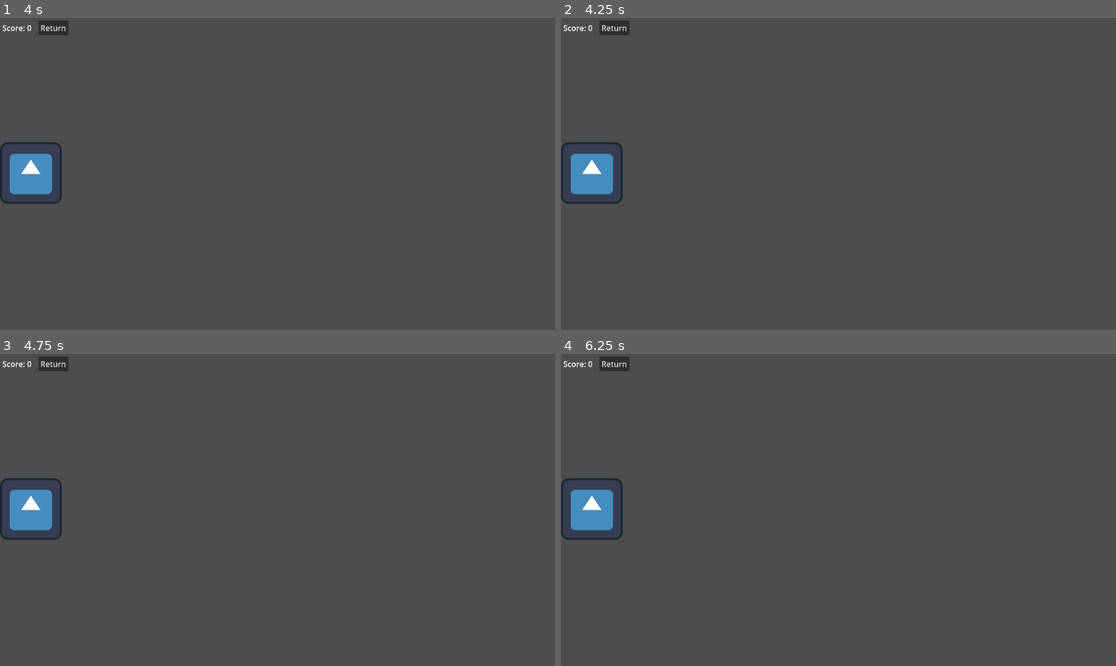
Above: before the commit, frames 1-4 (two rows, left to right).
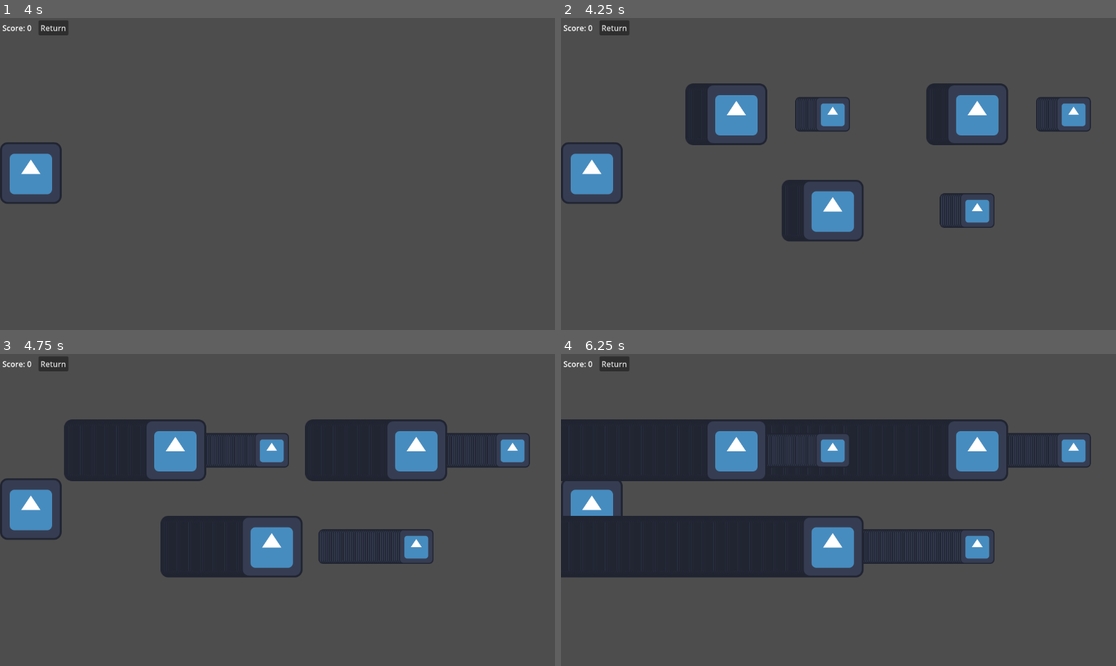
Above: after the commit, the same moments.

Repository: JoshDean599/12DI-Josh-Dean
Game: Godot game, scene res://Scenes/main_menu.tscn
Same seed, same stepped clock (60 frames per second), same inputs: the game is played once before the commit and once after it. The engine's default icon, where the game draws it, is replaced by a stand-in: a white triangle on a blue panel in a dark square.
Inputs (mouse positions are in pixels of both pictures, inside the frame that each line leads up to):
- Up to frame 1 (4 s): click "Play" at 0.5 s; click "Return" at 1.25 s; click "Play" at 2 s; tap Enter at 2.75 s; move the mouse to (399, 158) at 2.77 s; tap Space at 3.02, 3.5, 3.77 s; move the mouse to (166, 189) at 3.52 s
- Up to frame 2 (4.25 s): no input
- Up to frame 3 (4.75 s): move the mouse to (333, 441) at 4.27 s
- Up to frame 4 (6.25 s): move the mouse to (810, 572) at 5.02 s; tap Space at 5.27, 6.02 s; move the mouse to (1005, 556) at 5.77 s

Frame 1 is identical in both runs. In frame 2, 8.3% of the frame differs, in the area x 22-96%, y 20-72%; in frame 3, 17%; in frame 4, 27%, in the area x 0-96%, y 20-72%.
Error before the commit: Invalid access to property or key 'position' on a base object of type 'String'. (res://Scenes/Objects/note_handler.gd:58)

Commit message:
22_5_26
loading songs from file

Diff:
--- a/rhythm-game-project/Scenes/Objects/note_handler.gd
+++ b/rhythm-game-project/Scenes/Objects/note_handler.gd
@@ -1,9 +1,12 @@
 extends Sprite2D
+
+@onready var game = get_parent()
 
 var noteQueue = [] #  Keeps track of what notes to process first
 var heldKeys = [] # Keeps track of the held keys
 var holding = false
 
+var loadedSong = null
 
 func _unhandled_input(event: InputEvent) -> void:
 	if not event.is_echo() and event is InputEventKey:
@@ -32,6 +35,9 @@
 	if noteQueue.size() > 0 and noteQueue.front().position.x < 0.0: # Change to proper range
 		noteQueue.pop_front()
 
+	if loadedSong != null:
+		check_note()
+
 	pass
 
 
@@ -52,11 +58,29 @@
 
 
 func load_song(song):
-	var loadedSong = Globals.load_song(Globals.basePath + "Maps/" + song + ".json")
-	for i in loadedSong:
-		if i != "Song":
-			create_note({position = i.position, tailPosition = i.tailPosiiton}) # >:l
-	pass
+	loadedSong = Globals.load_song(Globals.mapPath + song + ".json")
+	print("loadedSong?")
+
+func check_note():
+	print("checkingNotes")
+	var popLocations = []
+	for i in loadedSong.Notes:
+		if i.position.x / i.time >= game.currentTime:
+			create_note({
+				position = {
+					x = i.position.x,
+					y = i.position.y - position.y
+					},
+				tailPosition = {
+					x = i.tailPosition.x,
+					y = i.tailPosition.y
+					}
+				})
+			popLocations.push_back(i)
+	for i in popLocations: # DOESN"T POP, FIX THIS
+		loadedSong.i = {}
+
+
 
 
 #func _on_random_timer_timeout() -> void:
--- a/rhythm-game-project/Scenes/Objects/song_handler.gd
+++ b/rhythm-game-project/Scenes/Objects/song_handler.gd
@@ -1,8 +1,5 @@
 extends Node
 
-var Audio = null
-
 func load_song(song):
-	if not Audio:
-		Audio = $Audio
-	$Audio.stream = load(Globals.basePath + "Music/" + Globals.load_song(Globals.basePath + "Maps/" + song + ".json").Song + ".wav")
+	if Globals.load_song(Globals.mapPath + song + ".json").Song != "":
+		$Audio.stream = load(Globals.musicPath + Globals.load_song(Globals.mapPath + song + ".json").Song + ".wav")
--- a/rhythm-game-project/Scenes/editor.gd
+++ b/rhythm-game-project/Scenes/editor.gd
@@ -3,17 +3,15 @@
 @onready var filePath = $UI/Control/MarginContainer/VBoxContainer/PanelContainer/VBoxContainer/FilePath
 @onready var songName = $UI/Control/MarginContainer/VBoxContainer/PanelContainer/VBoxContainer/SongName
 
+@export var noteSpeed = 250
+
 func _on_add_note_pressed() -> void:
-	createNewNote("", Vector2(500, 500), Vector2())
+	createNewNote(Vector2(500, 500), Vector2())
 
 
-func createNewNote(Name: String, Position: Vector2, TailPosition: Vector2) -> void:
+func createNewNote(Position: Vector2, TailPosition: Vector2) -> void:
 	var newNote = Globals.EditorNote.instantiate()
 	$Notes.add_child(newNote)
-	if Name == "":
-		newNote.name = str($Notes.get_children().size())
-	else:
-		newNote.name = Name
 
 	newNote.position = Position
 
@@ -26,19 +24,25 @@
 		print("Unable to save map: undefind file path.")
 		return
 
-	var saveData = {Song = songName.text}
-	for i in $Notes.get_children():
-		saveData[saveData.size() - 1] = {
-			position = {
-				x = i.position.x,
-				y = i.position.y
-			},
-			tailPosition = {
-				x = i.get_node("Tail").position.x,
-				y = i.get_node("Tail").position.y
+	var saveData = {
+		Notes = [],
+		Song = songName.text
+		}
+	for i in $Notes.get_children(): # Insert each notes into the table
+		saveData.Notes.push_back(
+			{
+				time = i.position.x / noteSpeed,
+				position = {
+					x = i.position.x,
+					y = i.position.y
+				},
+				tailPosition = {
+					x = i.get_node("Tail").position.x,
+					y = i.get_node("Tail").position.y
+				}
 			}
-		}
-	save_map(Globals.basePath + "/Maps" + filePath.text + ".json", saveData)
+		)
+	save_map(Globals.mapPath + filePath.text + ".json", saveData)
 
 
 func save_map(path: String, data: Dictionary) -> void:
@@ -57,20 +61,15 @@
 
 
 func _on_load_pressed() -> void:
-	# Check if the filePath is valid
-	if filePath.text.length() <= 0:
-		return
-
-	var saveAsDict = Globals.load_song(Globals.basePath + filePath.text + ".json")
+	var saveAsDict = Globals.load_song(Globals.mapPath + filePath.text + ".json")
 
 	for i in $Notes.get_children(): # Remove all Editor Notes
 		i.free() # Remove the note during the frame, unlike queue_free() which removes after the frame
 
-	for i in saveAsDict: # Load the notes from the savePath
+	for i in saveAsDict.Notes: # Load the notes from the savePath
 		createNewNote(
-			i,																	# Note Name
-			Vector2(saveAsDict[i].position.x, saveAsDict[i].position.y), 		# Note Position
-			Vector2(saveAsDict[i].tailPosition.x, saveAsDict[i].tailPosition.y) # Note Tail Position
+			Vector2(i.position.x, i.position.y), 		# Note Position
+			Vector2(i.tailPosition.x, i.tailPosition.y) # Note Tail Position
 		)
 
 
--- a/rhythm-game-project/Scripts/globals.gd
+++ b/rhythm-game-project/Scripts/globals.gd
@@ -10,7 +10,8 @@
 var EditorNote = preload("res://Scenes/Objects/editor_note.tscn")
 
 # The Song File base location
-var basePath = "res://Songs/"
+var mapPath = "res://Songs/Maps/"
+var musicPath = "res://Songs/Music/"
 
 
 func change_scene(node):
@@ -21,6 +22,9 @@
 	tree.current_scene = node # Set the new scene to the current
 
 func load_song(path) -> Dictionary:
+	if not FileAccess.open(path, FileAccess.READ):
+		return {}
+
 	var saveString = FileAccess.get_file_as_string(path)
 	return JSON.parse_string(saveString)
 
--- a/rhythm-game-project/Songs/Maps/new.json
+++ b/rhythm-game-project/Songs/Maps/new.json
@@ -1,33 +1,38 @@
 {
-	"0": {
-		"position": {
-			"x": 500.0,
-			"y": 400.0
+	"Notes": [
+		{
+			"position": {
+				"x": 500.0,
+				"y": 400.0
+			},
+			"tailPosition": {
+				"x": 300.0,
+				"y": 0.0
+			},
+			"time": 2.0
 		},
-		"tailPosition": {
-			"x": 300.0,
-			"y": 0.0
+		{
+			"position": {
+				"x": 300.0,
+				"y": 200.0
+			},
+			"tailPosition": {
+				"x": 200.0,
+				"y": 0.0
+			},
+			"time": 1.2
+		},
+		{
+			"position": {
+				"x": 800.0,
+				"y": 200.0
+			},
+			"tailPosition": {
+				"x": 200.0,
+				"y": 0.0
+			},
+			"time": 3.2
 		}
-	},
-	"1": {
-		"position": {
-			"x": 300.0,
-			"y": 200.0
-		},
-		"tailPosition": {
-			"x": 200.0,
-			"y": 0.0
-		}
-	},
-	"2": {
-		"position": {
-			"x": 800.0,
-			"y": 200.0
-		},
-		"tailPosition": {
-			"x": 200.0,
-			"y": 0.0
-		}
-	},
+	],
 	"Song": "NEFFEX - Hate It or Love It"
 }
